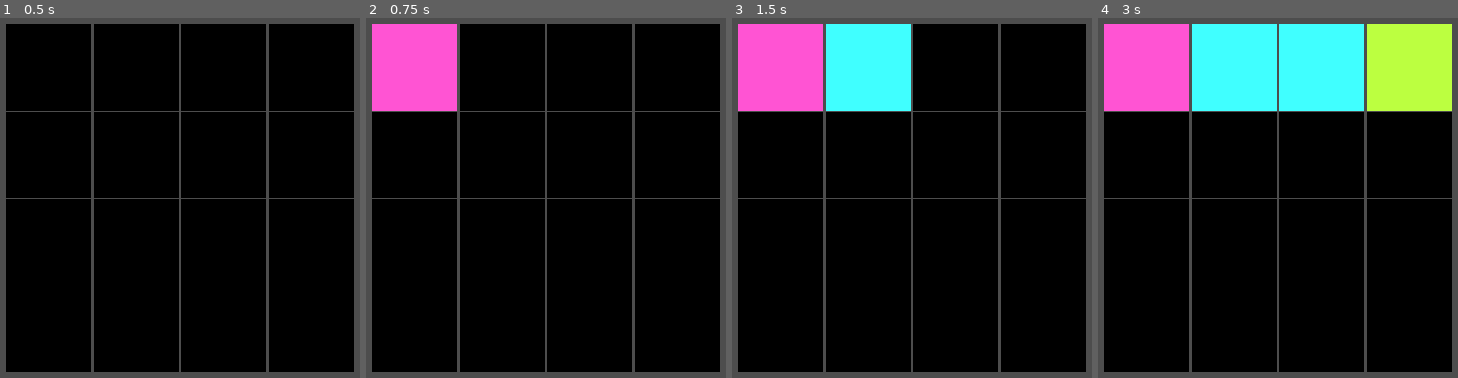
Above: before the commit, frames 1-4 (left to right).
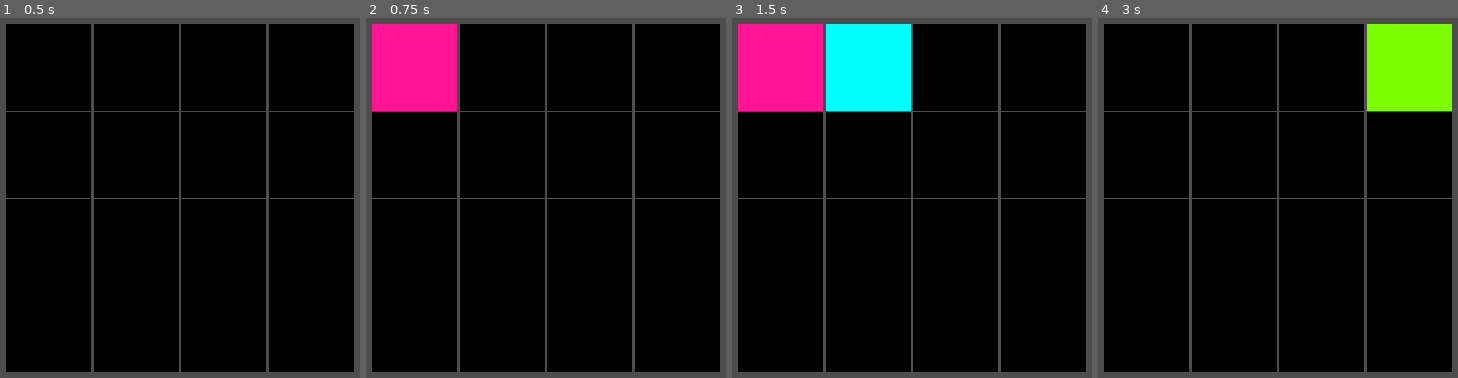
Above: after the commit, the same moments.

Repository: nicoviarnes/color_match
Game: Godot game, scene res://scenes/grid/grid.tscn
The game is run twice, just before and just after one commit, with the same random seed, the same clock (stepped at 60 frames per second) and the same inputs. The project has no main scene, so this scene is started directly.
Inputs (mouse positions are in pixels of both pictures, inside the frame that each line leads up to):
- Up to frame 1 (0.5 s): no input
- Up to frame 2 (0.75 s): tap Enter at 0.5 s; move the mouse to (416, 68) at 0.52 s; click (416, 68) at 0.67 s
- Up to frame 3 (1.5 s): tap Space at 1.25 s; move the mouse to (868, 68) at 1.27 s; click (868, 68) at 1.42 s
- Up to frame 4 (3 s): tap Enter at 2 s; move the mouse to (1321, 68) at 2.02 s; click (1321, 68) at 2.17 s; tap Space at 2.75 s; move the mouse to (1407, 68) at 2.77 s; click (1407, 68) at 2.92 s

Frame 1 is identical in both runs. In frame 2, 5.7% of the frame differs, in the area x 1-26%, y 1-26%; in frame 3, 11%; in frame 4, 23%, in the area x 1-99%, y 1-26%.

Commit message:
polish board mechanics

Diff:
--- /dev/null
+++ b/assets/shaders/shadow.gdshader
@@ -0,0 +1,16 @@
+shader_type canvas_item;
+
+uniform vec2 shadow_offset;
+uniform float shadow_alpha;
+
+void fragment() {
+    vec4 color = texture(TEXTURE, UV);
+    vec2 texture_size = vec2(TEXTURE_PIXEL_SIZE.x, TEXTURE_PIXEL_SIZE.y);
+
+    vec2 shadow_uv = UV - shadow_offset / texture_size;
+    vec4 shadow_color = texture(TEXTURE, shadow_uv);
+
+    color.rgb = mix(color.rgb, shadow_color.rgb, shadow_alpha);
+
+    COLOR = color;
+}
--- a/scenes/grid/grid.gd
+++ b/scenes/grid/grid.gd
@@ -2,6 +2,9 @@
 
 @export var grid_object : PackedScene
 @export var grid_size : int
+
+@onready var flip_timer = $FlipTimer
+@onready var match_timer = $MatchTimer
 
 var possible_colors: Array = [
 	Color.AQUA,
@@ -20,10 +23,11 @@
 var choice_one = null
 var choice_two = null
 
+var flipping : bool = false
+
 # Called when the node enters the scene tree for the first time.
 func _ready():
 	make_grid()
-
 
 func make_grid():
 	set_columns(grid_size)
@@ -42,7 +46,6 @@
 
 	render_board()
 
-
 func render_board():
 	for color in grid_colors:
 		var new_grid_object = grid_object.instantiate()
@@ -50,29 +53,47 @@
 		new_grid_object.selected.connect(select_tile)
 		add_child(new_grid_object)
 
-
 func check_for_match():
-	if choice_two == null:
-		print("Waiting for second choice")
+	if choice_one.color != choice_two.color:
+		print("No match")
+		choice_one.set_mouse_input(false)
+		choice_two.set_mouse_input(false)
+		flip_timer.start()
 		return
 
-	if choice_one.color != choice_two.color:
-		print("No match")
-		choice_one.flip_timer.start()
-		choice_two.flip_timer.start()
-	else:
-		choice_one.resolve_match()
-		choice_two.resolve_match()
-
-	choice_one = null
-	choice_two = null
-
+	print("matched")
+	match_timer.start()
 
 func select_tile(tile):
+	if flipping:
+		return
+
 	if choice_one == null:
 		choice_one = tile
 		choice_one.flip_card()
-	if choice_two == null && tile != choice_one:
+		return
+
+	if choice_two == null and tile != choice_one:
 		choice_two = tile
 		choice_two.flip_card()
+		flipping = true
 		check_for_match()
+
+func settle_flip():
+	reset_choices()
+
+func match_found():
+	choice_one.resolve_match()
+	choice_two.resolve_match()
+	reset_choices()
+
+func reset_choices():
+	if choice_one:
+		choice_one.flip_card()
+		choice_one.set_mouse_input(true)
+	if choice_two:
+		choice_two.flip_card()
+		choice_two.set_mouse_input(true)
+	choice_one = null
+	choice_two = null
+	flipping = false
--- a/scenes/grid/grid.tscn
+++ b/scenes/grid/grid.tscn
@@ -20,3 +20,12 @@
 script = ExtResource("1_oiuwv")
 grid_object = ExtResource("2_it3y8")
 grid_size = 4
+
+[node name="FlipTimer" type="Timer" parent="."]
+one_shot = true
+
+[node name="MatchTimer" type="Timer" parent="."]
+one_shot = true
+
+[connection signal="timeout" from="FlipTimer" to="." method="settle_flip"]
+[connection signal="timeout" from="MatchTimer" to="." method="match_found"]
--- a/scenes/memory/memory.gd
+++ b/scenes/memory/memory.gd
@@ -5,39 +5,39 @@
 @onready var flip_timer = $FlipTimer
 
 var flipped : bool = false
+var matched : bool = false
 
 signal selected(node)
 
 func resolve_match():
+	matched = true
 	set_mouse_filter(2)
 	color = Color(1, 1, 1, 0)
 	glow.visible = false
+	card_back.visible = false
+	flipped = false  # Ensure flipped is set to false
 
 
 func flip_card():
-	if not flipped:
-		card_back.visible = false
-		flipped = true
-		return
-	card_back.visible = true
-	flipped = false
+	card_back.visible = flipped  # if flipped == true then card_back.visible = true, else card_back.visible = false
+	flipped = !flipped  # flip the state
 
 
 func _on_mouse_entered():
-	if not flipped:
+	if not matched:
 		glow.visible = true
 
 
 func _on_mouse_exited():
-	if not flipped:
-		glow.visible = false
+	glow.visible = false
 
 
 func _on_gui_input(event):
-	if event is InputEventMouseButton and event.button_index == MOUSE_BUTTON_LEFT and event.pressed:
-		glow.visible = false
-		emit_signal("selected", self)
+	if not matched:
+		if event is InputEventMouseButton and event.button_index == MOUSE_BUTTON_LEFT and event.pressed:
+			glow.visible = false
+			emit_signal("selected", self)
 
 
-func _on_flip_timer_timeout():
-	flip_card()
+func set_mouse_input(enabled: bool):
+	set_mouse_filter(MOUSE_FILTER_IGNORE) if !enabled else set_mouse_filter(MOUSE_FILTER_PASS)
--- a/scenes/memory/memory.tscn
+++ b/scenes/memory/memory.tscn
@@ -1,15 +1,8 @@
-[gd_scene load_steps=4 format=3 uid="uid://bo0trgq51mep1"]
+[gd_scene load_steps=2 format=3 uid="uid://bo0trgq51mep1"]
 
 [ext_resource type="Script" path="res://scenes/memory/memory.gd" id="1_ayi2v"]
-[ext_resource type="Shader" path="res://assets/shaders/glow.gdshader" id="1_fs4w6"]
-
-[sub_resource type="ShaderMaterial" id="ShaderMaterial_44vw5"]
-shader = ExtResource("1_fs4w6")
-shader_parameter/glow_amount = 0.25
-shader_parameter/glow_color = Color(1, 1, 1, 1)
 
 [node name="Memory" type="ColorRect"]
-material = SubResource("ShaderMaterial_44vw5")
 custom_minimum_size = Vector2(5, 5)
 anchors_preset = 8
 anchor_left = 0.5
@@ -44,7 +37,7 @@
 anchor_bottom = 1.0
 grow_horizontal = 2
 grow_vertical = 2
-mouse_filter = 1
+mouse_filter = 2
 
 [node name="FlipTimer" type="Timer" parent="."]
 wait_time = 2.0
Not shown, changed: readme.md
